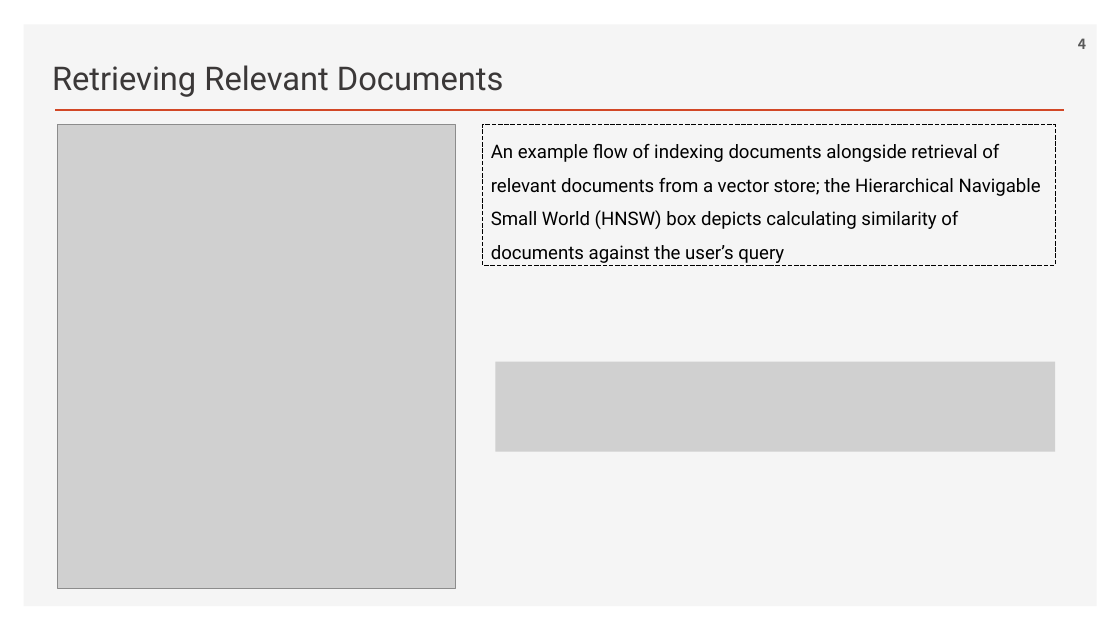
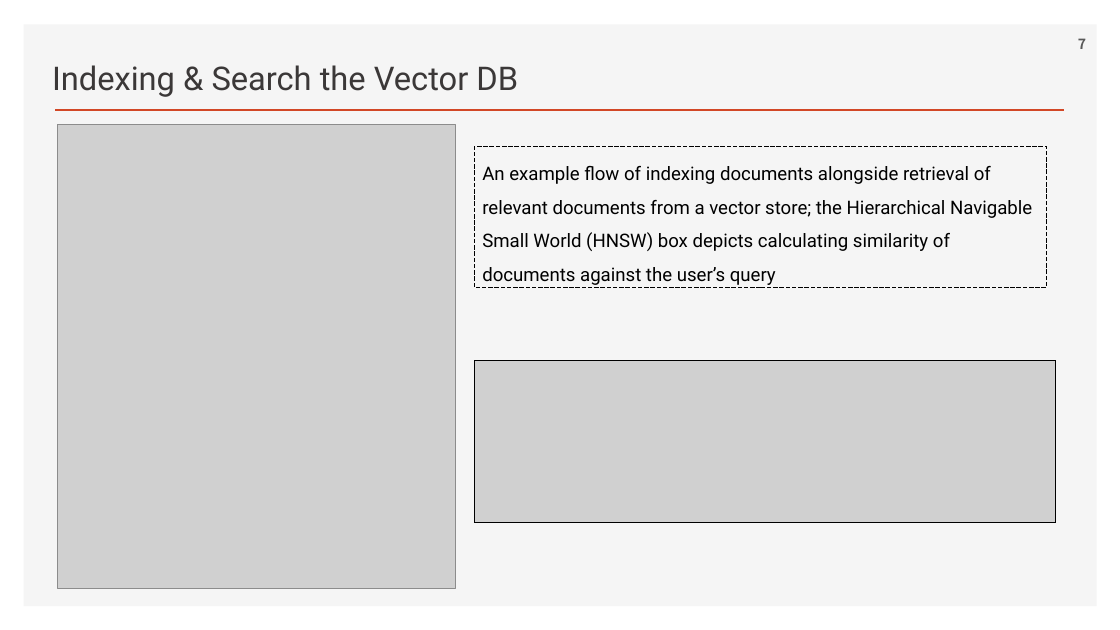
Before and after one commit to ancestor9/2026_Fall_Learning-Langchain-AI-Agent, a slide deck: slide 7 of ppts/CHAPTER 3 RAG Part II_Chatting with Your Data.pptx (slide 4 before the commit). Drawn at 1120x630 pixels with LibreOffice and Linux fonts; fonts in the diff are those of the drawing; grey boxes stand for pictures; background and template pictures are left out. Boxes give left, top, right and bottom in pixels: in the first picture for what was removed or moved away, otherwise in the second. Text is boxed around its words. In the diff, an @@ line names an element or a change of style, - is before the commit and + after.

```diff
--- a/ppts/CHAPTER 3 RAG Part II_Chatting with Your Data.pptx
+++ b/ppts/CHAPTER 3 RAG Part II_Chatting with Your Data.pptx
@@ page number at bbox=[1078, 38, 1086, 49]: text changed @@
-4
+7
@@ text at bbox=[52, 65, 518, 97]: text changed @@
-Retrieving Relevant Documents
+Indexing & Search the Vector DB
@@ rectangle "An example flow of indexing ...": place and size @@
-rectangle "An example flow of indexing ..." at bbox=[482, 124, 1055, 266]
+rectangle "An example flow of indexing ..." at bbox=[474, 146, 1047, 287]
@@ picture: place and size @@
-picture at bbox=[496, 361, 1056, 451]
+picture at bbox=[474, 360, 1055, 523]
```
Also in this commit, not shown: 5 other slides changed, 1 slide added.
